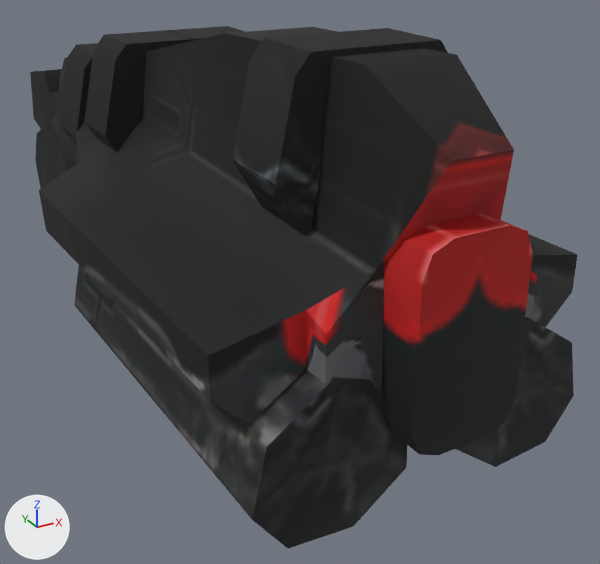
The glTF model public/assets/models/PlasmaCannon.glb as it was, and as the next commit left it.
Camera for both pictures: a camera (50 mm lens) standing at (-0.2, -0.522, 0.209) and looking at (0.031, -0.101, -0.001). The axes (+X, +Y, +Z) are drawn at lower left. The lights are the same throughout. The older version comes first.
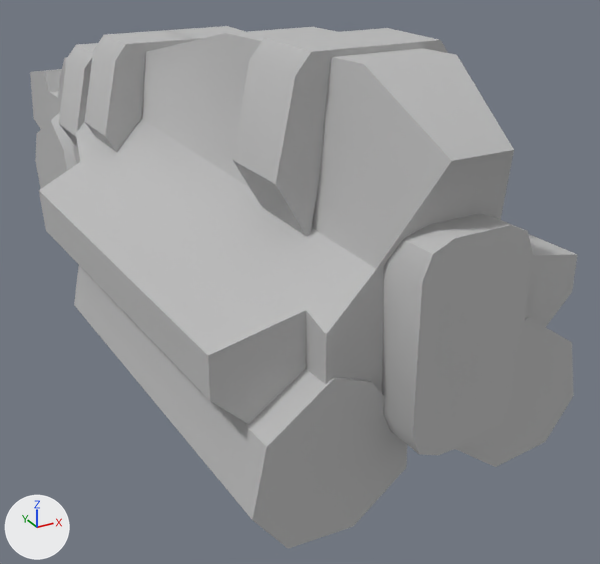
Location of each change, [x1, y1, x2, y2] in pixels of the pictures (600 x 564 px):
'Mesh_0', surface changed (black to grey): [30, 26, 577, 548] in both

The edits, one by one:
In material 'BFG' (mat_bfg), texture is no longer img_image_0.
In material 'BFG' (mat_bfg), base_color is now set to (0.5, 0.5, 0.5), grey #bcbcbc.
